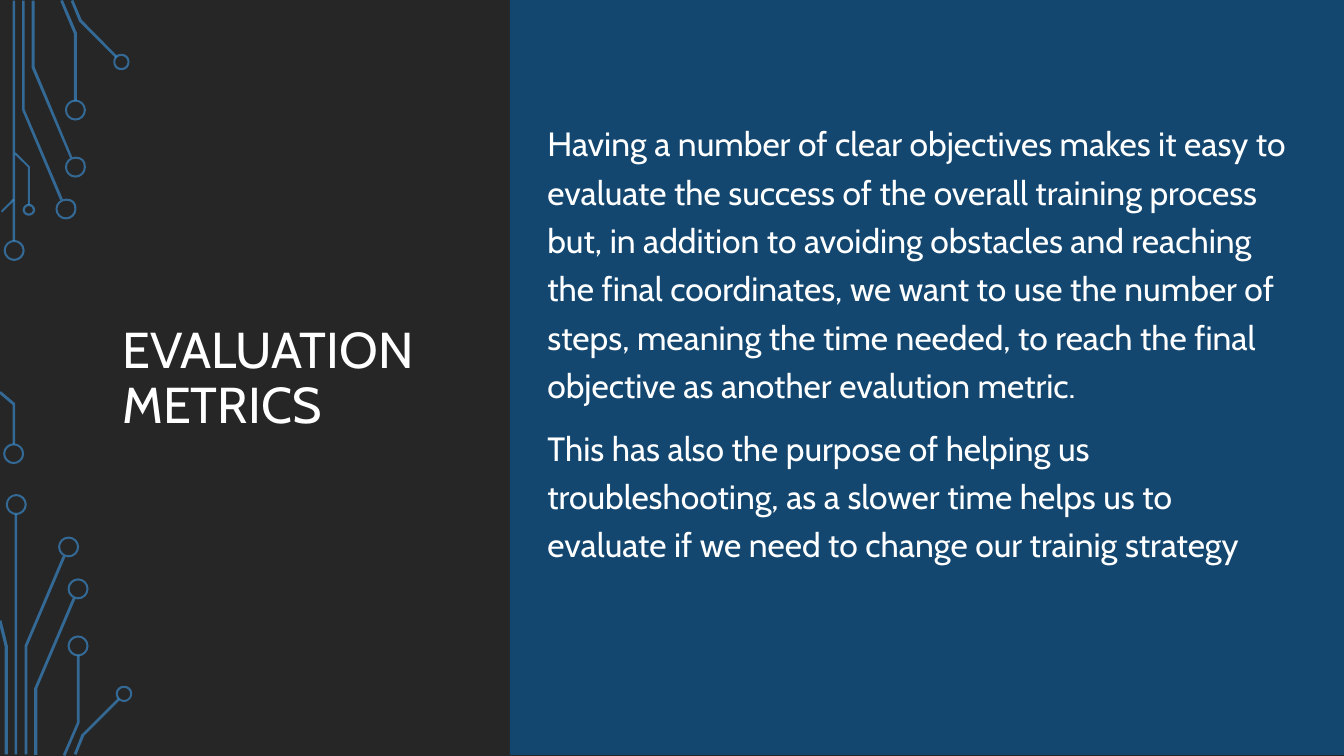
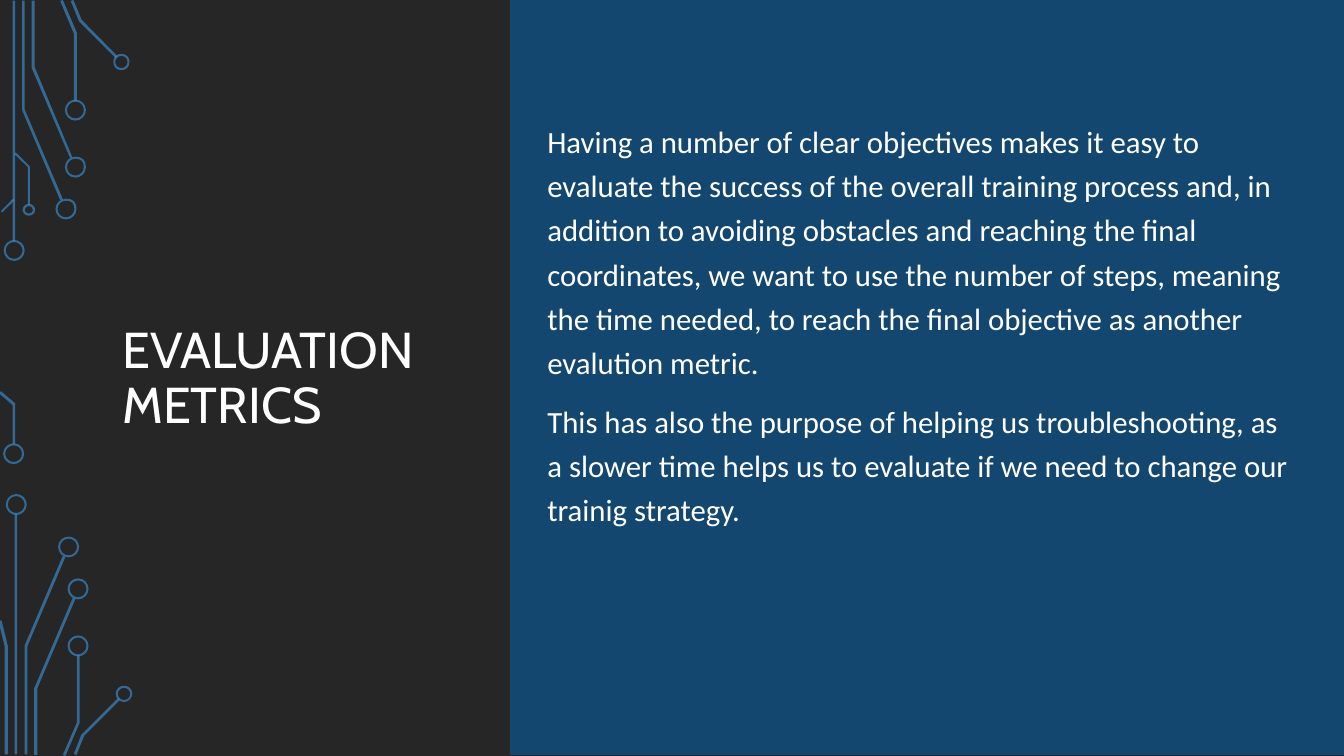
Before and after one commit to SSimuzzz/MobileRobotNavigation, a slide deck: slide 8 of Mini-Project/GroupK.pptx. Drawn at 1344x756 pixels with LibreOffice and Linux fonts; fonts in the diff are those of the drawing; background and template pictures are left out. Boxes give left, top, right and bottom in pixels: in the first picture for what was removed or moved away, otherwise in the second. Text is boxed around its words. In the diff, an @@ line names an element or a change of style, - is before the commit and + after.

```diff
--- a/Mini-Project/GroupK.pptx
+++ b/Mini-Project/GroupK.pptx
@@ text at (x1=547, y1=131, x2=1287, y2=527): text changed; size 24 to 22 pt; font Cabin to Calibri @@
-Having a number of clear objectives makes it easy to evaluate the success of the overall training process but, in addition to avoiding obstacles and reaching the final coordinates, we want to use the number of steps, meaning the time needed, to reach the final objective as another evalution metric.
-This has also the purpose of helping us troubleshooting, as a slower time helps us to evaluate if we need to change our trainig strategy
+Having a number of clear objectives makes it easy to evaluate the success of the overall training process and, in addition to avoiding obstacles and reaching the final coordinates, we want to use the number of steps, meaning the time needed, to reach the final objective as another evalution metric.
+This has also the purpose of helping us troubleshooting, as a slower time helps us to evaluate if we need to change our trainig strategy.
```
Also in this commit, not shown: 6 other slides changed, 1 slide added, 1 slide removed, 1 other file.
